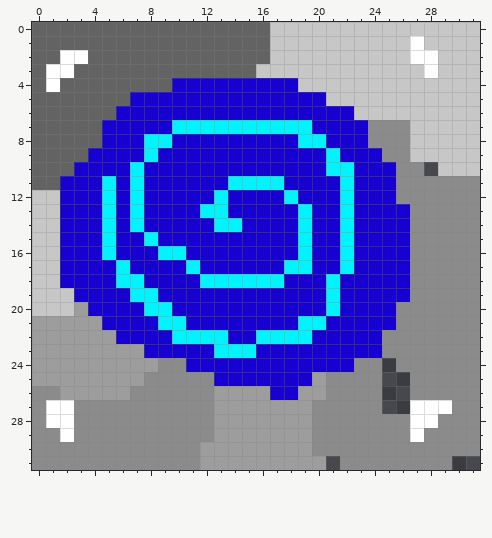
File history of a pixel-art sprite, Assets/Sprites/Portal/sprite_2.png. Above: the version before the commit.
The file is 32x32 pixels.
Once edited:
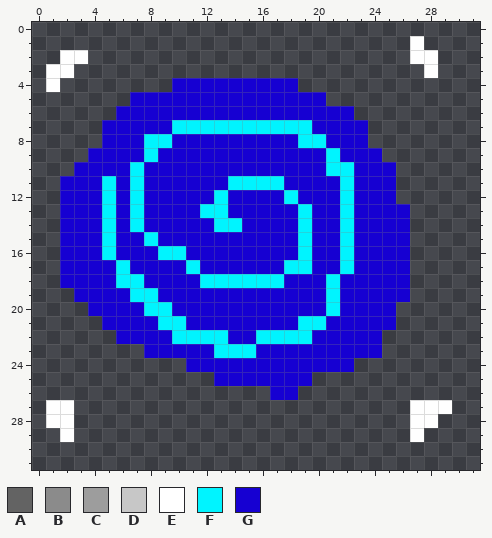
Palette (. is transparent): A #636363  B #8b8b8b  C #9d9d9d  D #c7c7c7  E #ffffff  F #00f4ff  G #1600d2
The exact change:
y 0: x 0..31 AAAAAAAAAAAAAAAAADDDDDDDDDDDDDDD -> ................................
y 1: x 0..26 AAAAAAAAAAAAAAAAADDDDDDDDDD -> ...........................; x 28..31 DDDD -> ....
y 2: x 0..1 AA -> ..; x 4..26 AAAAAAAAAAAAADDDDDDDDDD -> .......................; x 29..31 DDD -> ...
y 3: x 0 A -> .; x 3..27 AAAAAAAAAAAAADDDDDDDDDDDD -> .........................; x 29..31 DDD -> ...
y 4: x 0 A -> .; x 2..9 AAAAAAAA -> ........; x 19..31 DDDDDDDDDDDDD -> .............
y 5: x 0..6 AAAAAAA -> .......; x 21..31 DDDDDDDDDDD -> ...........
y 6: x 0..5 AAAAAA -> ......; x 23..31 DDDDDDDDD -> .........
y 7..8: x 0..4 AAAAA -> .....; x 24..31 BBBDDDDD -> ........
y 9: x 0..3 AAAA -> ....; x 25..31 BBDDDDD -> .......
y 10: x 0..2 AAA -> ...; x 26..27 BB -> ..; x 29..31 DDD -> ...
y 11: x 0..1 AA -> ..; x 26..31 BBBBBB -> ......
y 12: x 0..1 DD -> ..; x 26..31 BBBBBB -> ......
y 13..18: x 0..1 DD -> ..; x 27..31 BBBBB -> .....
y 19: x 0..2 DDD -> ...; x 27..31 BBBBB -> .....
y 20: x 0..3 DDDC -> ....; x 26..31 BBBBBB -> ......
y 21: x 0..4 CCCCC -> .....; x 26..31 BBBBBB -> ......
y 22: x 0..5 CCCCCC -> ......; x 25..31 BBBBBBB -> .......
y 23: x 0..7 CCCCCCCC -> ........; x 25..31 BBBBBBB -> .......
y 24: x 0..10 CCCCCCCCCBB -> ...........; x 23..24 BB -> ..; x 26..31 BBBBBB -> ......
y 25: x 0..12 CCCCCCCCBBBBB -> .............; x 20..24 CBBBB -> .....; x 27..31 BBBBB -> .....
y 26: x 0..16 BBCCCCCBBBBBBCCCC -> .................; x 19..24 CCBBBB -> ......; x 27..31 BBBBB -> .....
y 27: x 0 B -> .; x 3..24 BBBBBBBBBBCCCCCCCBBBBB -> ......................; x 30..31 BB -> ..
y 28: x 0 B -> .; x 3..26 BBBBBBBBBBCCCCCCCBBBBBBB -> ........................; x 29..31 BBB -> ...
y 29: x 0..1 BB -> ..; x 3..26 BBBBBBBBBBCCCCCCCBBBBBBB -> ........................; x 28..31 BBBB -> ....
y 30: x 0..31 BBBBBBBBBBBBCCCCCCCCBBBBBBBBBBBB -> ................................
y 31: x 0..20 BBBBBBBBBBBBCCCCCCCCC -> .....................; x 22..29 BBBBBBBB -> ........
